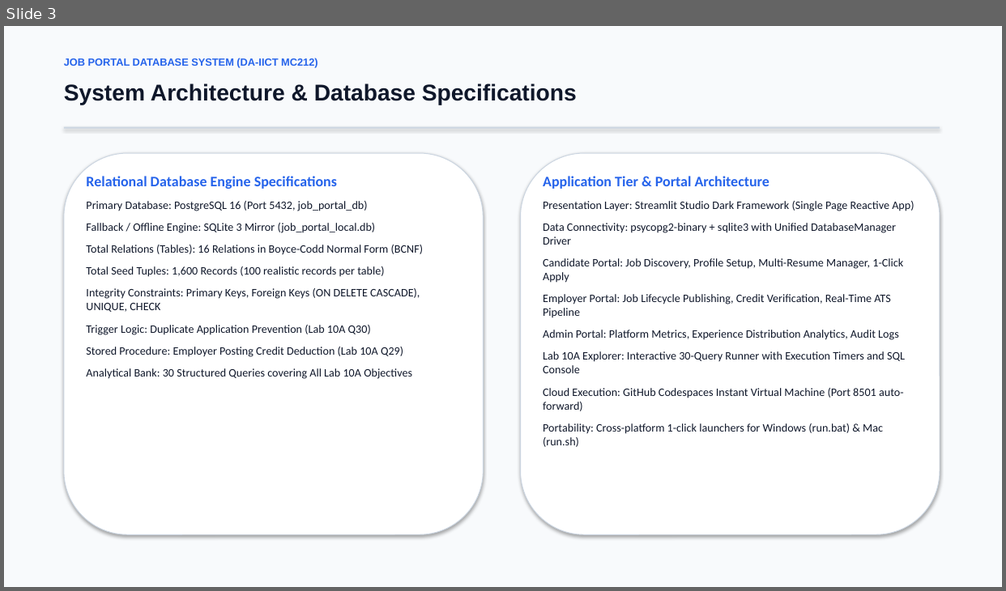
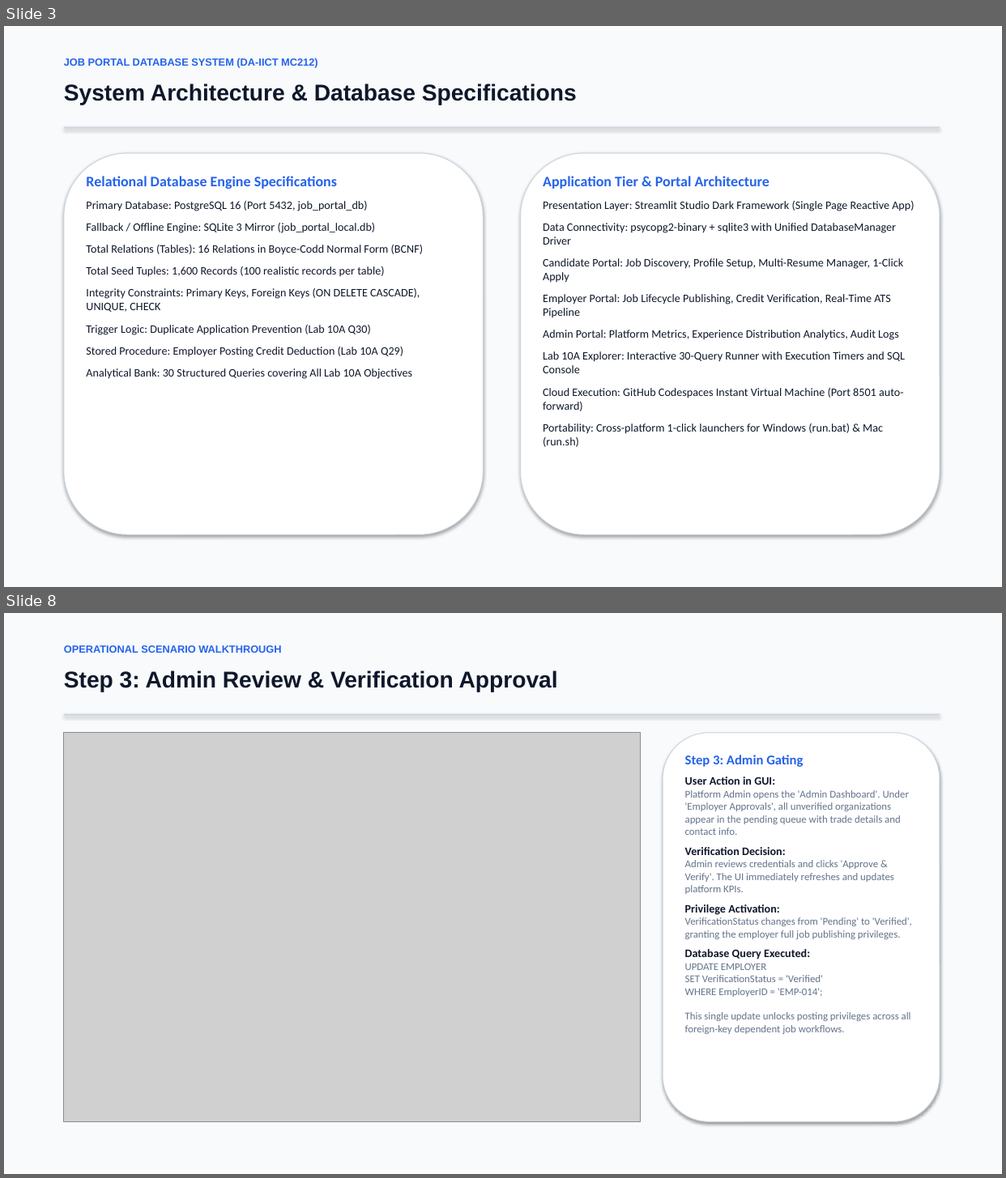
Before and after one commit to jainil0277/job-portal-dbms, a slide deck: docs/Team-9_202503016_Presentation.pptx. Shown one above the other, each under a label of ours: slide 3 before the commit, slides 3 and 8 after it; the slides between them are not shown. The pictures are 1006x591 and 1006x1178 pixels, drawn with LibreOffice and Linux fonts; fonts in the diff are those of the drawing; grey boxes stand for pictures. Boxes give left, top, right and bottom in pixels: in the first picture for what was removed or moved away, otherwise in the second. Text is boxed around its words. In the diff, an @@ line names an element or a change of style, - is before the commit and + after.

Commit message:
feat: add 10-minute presentation scenario walkthrough with images and database reflection

```diff
--- a/docs/Team-9_202503016_Presentation.pptx
+++ b/docs/Team-9_202503016_Presentation.pptx
@@ slide 8 added at box(4, 613, 1002, 1174), background #FFFFFF @@
@@ rectangle added at box(4, 613, 1002, 1174), fill #F8FAFC @@
@@ text added at box(64, 645, 281, 653), 10 pt, text #2563EB, bold @@
+OPERATIONAL SCENARIO WALKTHROUGH
@@ text added at box(64, 671, 558, 692), 22 pt, text #0F172A, bold @@
+Step 3: Admin Review & Verification Approval
@@ rectangle added at box(64, 714, 940, 716), fill #CBD5E1 @@
@@ picture added at box(64, 733, 641, 1122) @@
@@ rounded rectangle added at box(663, 733, 940, 1122), fill #FFFFFF, outline #CBD5E1 0.75 pt @@
@@ text added at box(685, 755, 912, 1034), 10 pt, text #64748B @@
+Step 3: Admin Gating
+User Action in GUI:
+Platform Admin opens the 'Admin Dashboard'. Under 'Employer Approvals', all unverified organizations appear in the pending queue with trade details and contact info.
+Verification Decision:
+Admin reviews credentials and clicks 'Approve & Verify'. The UI immediately refreshes and updates platform KPIs.
+Privilege Activation:
+VerificationStatus changes from 'Pending' to 'Verified', granting the employer full job publishing privileges.
+Database Query Executed:
+UPDATE EMPLOYER
+SET VerificationStatus = 'Verified'
+WHERE EmployerID = 'EMP-014';
+This single update unlocks posting privileges across all foreign-key dependent job workflows.
```
Also in this commit, not shown: 8 slides changed, 4 other slides added, 1 slide removed, 4 other files.
